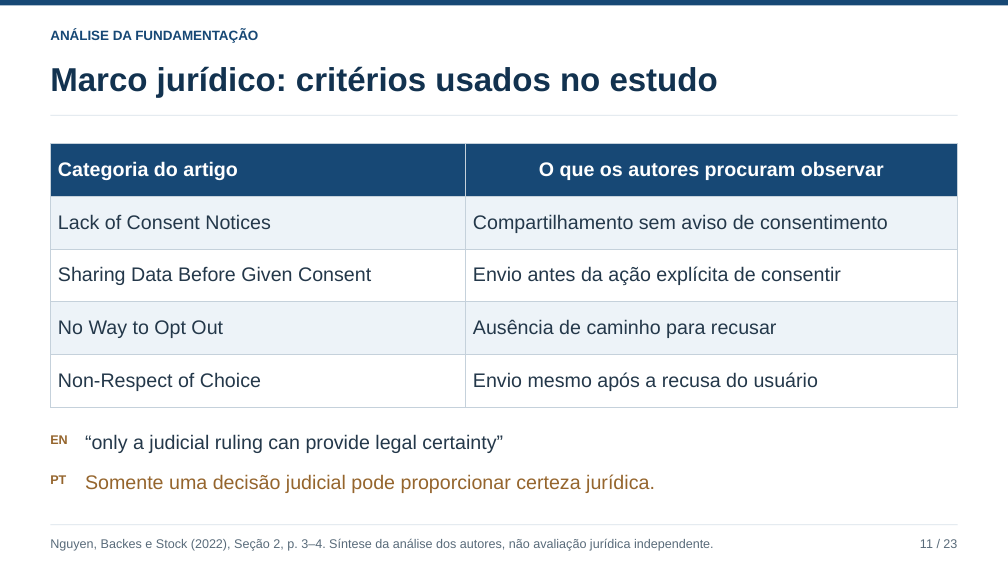
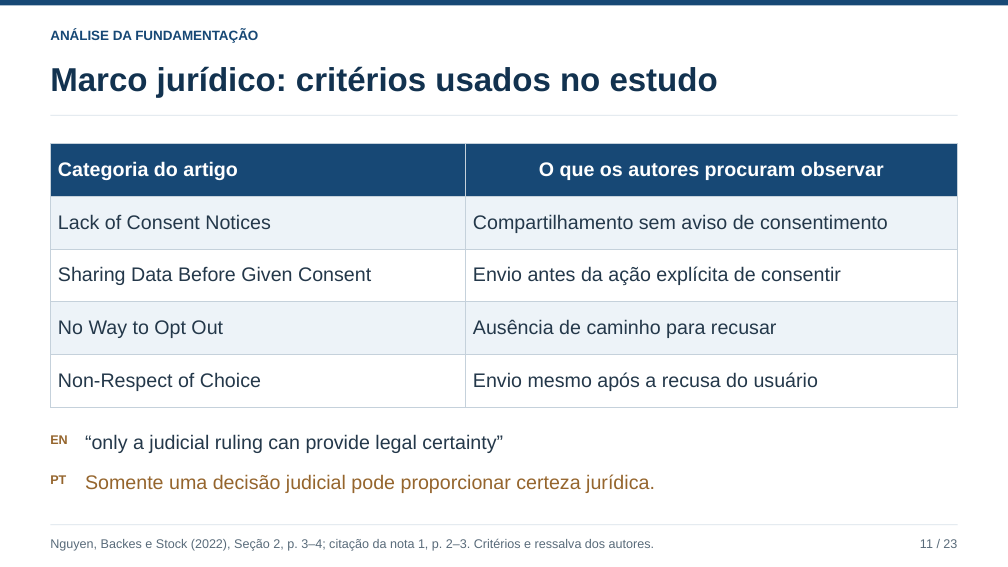
Before and after one commit to ClaudioAMF1/TCC, a slide deck: slide 11 of seminario/apresentacao/seminario-analise-de-artigo.pptx. Drawn at 1008x567 pixels with LibreOffice and Linux fonts; fonts in the diff are those of the drawing. Boxes give left, top, right and bottom in pixels: in the first picture for what was removed or moved away, otherwise in the second. Text is boxed around its words. In the diff, an @@ line names an element or a change of style, - is before the commit and + after.

```diff
--- a/seminario/apresentacao/seminario-analise-de-artigo.pptx
+++ b/seminario/apresentacao/seminario-analise-de-artigo.pptx
@@ text at bbox=[50, 539, 654, 551]: text changed @@
-Nguyen, Backes e Stock (2022), Seção 2, p. 3–4. Síntese da análise dos autores, não avaliação jurídica independente.
+Nguyen, Backes e Stock (2022), Seção 2, p. 3–4; citação da nota 1, p. 2–3. Critérios e ressalva dos autores.
```
Also in this commit, not shown: 12 other slides changed, 10 other files.
